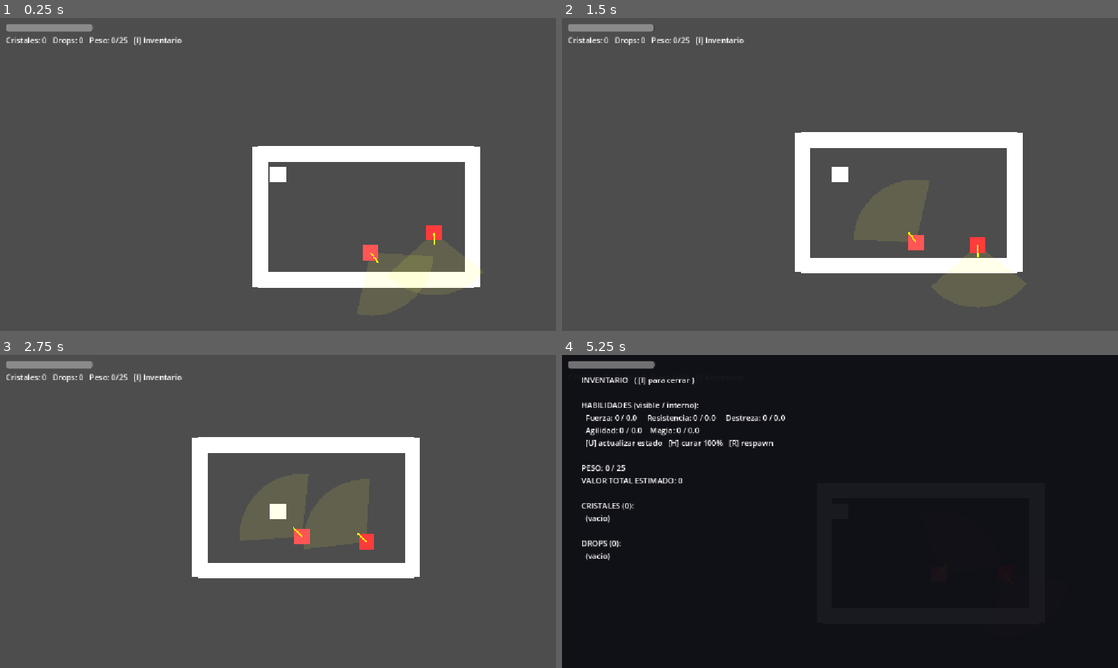
Above: before the commit, frames 1-4 (two rows, left to right).
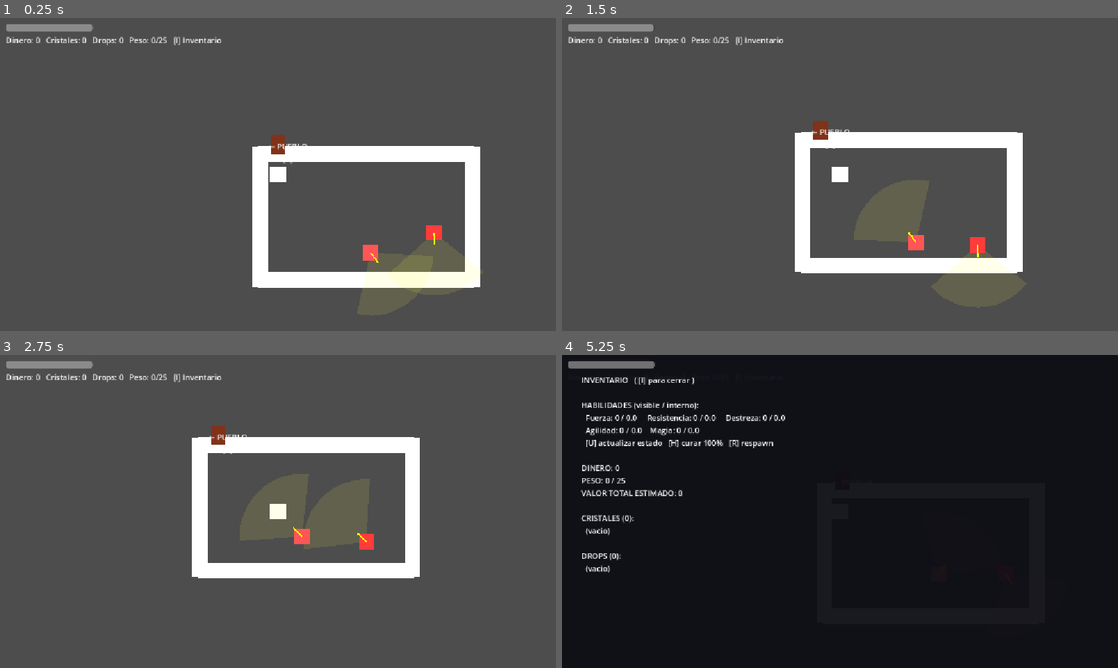
Above: after the commit, the same moments.

Repository: FurrionHD/prototipo-rpg-mazmorras
Game: Godot game, scene res://scenes/levels/main.tscn
Same seed, same stepped clock (60 frames per second), same inputs: the game is played once before the commit and once after it.
Inputs:
- Up to frame 1 (0.25 s): no input
- Up to frame 2 (1.5 s): tap Enter at 0.5 s; hold D (move_right) 0.53-1.28 s; hold Ctrl 0.53-1.28 s; tap Space at 0.77 s; hold S (move_down) from 1.28 s (still down); tap Shift at 1.35 s
- Up to frame 3 (2.75 s): tap Space at 1.52 s; release S (move_down) at 2.03 s; hold D (move_right) from 2.03 s (still down); hold F from 2.03 s (still down)
- Up to frame 4 (5.25 s): release D (move_right) at 2.78 s; release F at 2.78 s; hold W (move_up) 2.78-3.53 s; tap U at 2.85 s; tap Space at 3.02, 3.77, 4.52 s; hold A (move_left) 3.53-5.03 s; tap H at 3.6 s; tap R at 4.35 s; hold S (move_down) from 5.03 s (still down); hold I from 5.03 s (still down)

The runs differ from the first frame. In frame 1, 0.6% of the frame differs, in the area x 1-56%, y 6-47%; in frame 2, 0.7%; in frame 3, 0.6%; in frame 4, 1.2%, in the area x 3-22%, y 35-70%.

Commit message:
Fase 7: Pueblo (altar, tienda, puertas viaje)
- Dinero (Game.money) con venta de cristales en tienda (precio = valor_estimado ± 20%)
- Altar: F → actualizar_estado() + curar 100%
- Tienda: F → vender SOLO cristales, no drops
- Puertas: viaje bidireccional pueblo↔mazmorra (auto-detecta destino)
- NPCs interactuables: jugador busca grupo "interactable" al presionar F
- HUD muestra dinero (arriba + inventario)
- town.tscn: escena pueblo con paredes, altar, tienda, puerta mazmorra
- main.tscn: agregada puerta de vuelta al pueblo

Co-Authored-By: Claude Haiku 4.5 <noreply@anthropic.com>

Diff:
--- a/scenes/levels/main.tscn
+++ b/scenes/levels/main.tscn
@@ -3,6 +3,7 @@
 [ext_resource type="PackedScene" uid="uid://bgndhyu01suwv" path="res://scenes/actors/player/player.tscn" id="1_72ix8"]
 [ext_resource type="PackedScene" uid="uid://bd26b4wbnosli" path="res://scenes/levels/wall.tscn" id="2_2vj2h"]
 [ext_resource type="PackedScene" uid="uid://dg1p61ujpsj41" path="res://scenes/actors/enemy/enemy.tscn" id="3_y0acb"]
+[ext_resource type="Script" path="res://scripts/town/door.gd" id="4_l2q5x"]
 
 [node name="Main" type="Node2D" unique_id=731661649]
 
@@ -32,3 +33,28 @@
 
 [node name="Enemy2" parent="." unique_id=1407901393 instance=ExtResource("3_y0acb")]
 position = Vector2(343, 296)
+
+[node name="DoorTown" type="Node2D" parent="." unique_id=4294967295]
+position = Vector2(157, 80)
+script = ExtResource("4_l2q5x")
+
+[node name="Sprite" type="ColorRect" parent="DoorTown"]
+offset_left = -15.0
+offset_top = -20.0
+offset_right = 15.0
+offset_bottom = 20.0
+color = Color(0.5, 0.2, 0.1, 1)
+
+[node name="Label" type="Label" parent="DoorTown/Sprite"]
+anchor_left = 0.5
+anchor_top = 0.5
+anchor_right = 0.5
+anchor_bottom = 0.5
+offset_left = -20.0
+offset_top = -8.0
+offset_right = 20.0
+offset_bottom = 8.0
+text = "← PUEBLO
+[F]"
+horizontal_alignment = 1
+vertical_alignment = 1
--- /dev/null
+++ b/scenes/levels/town.tscn
@@ -0,0 +1,105 @@
+[gd_scene load_steps=5 format=3 uid="uid://c1y22k61e8xmk"]
+
+[ext_resource type="PackedScene" uid="uid://bgndhyu01suwv" path="res://scenes/actors/player/player.tscn" id="1_72ix8"]
+[ext_resource type="PackedScene" uid="uid://bd26b4wbnosli" path="res://scenes/levels/wall.tscn" id="2_2vj2h"]
+[ext_resource type="Script" path="res://scripts/town/altar.gd" id="3_y0acb"]
+[ext_resource type="Script" path="res://scripts/town/shop.gd" id="4_l2q5x"]
+[ext_resource type="Script" path="res://scripts/town/door.gd" id="5_a9z8k"]
+
+[node name="Town" type="Node2D"]
+
+[node name="Player" parent="." instance=ExtResource("1_72ix8")]
+position = Vector2(340, 300)
+
+[node name="Walls" type="Node2D" parent="."]
+
+[node name="WallTop" parent="Walls" instance=ExtResource("2_2vj2h")]
+position = Vector2(340, 100)
+scale = Vector2(14, 1)
+
+[node name="WallBottom" parent="Walls" instance=ExtResource("2_2vj2h")]
+position = Vector2(340, 360)
+scale = Vector2(14, 1)
+
+[node name="WallLeft" parent="Walls" instance=ExtResource("2_2vj2h")]
+position = Vector2(120, 230)
+scale = Vector2(1, 9)
+
+[node name="WallRight" parent="Walls" instance=ExtResource("2_2vj2h")]
+position = Vector2(560, 230)
+scale = Vector2(1, 9)
+
+[node name="Altar" type="Node2D" parent="."]
+position = Vector2(200, 150)
+script = ExtResource("3_y0acb")
+
+[node name="Sprite" type="ColorRect" parent="Altar"]
+offset_left = -20.0
+offset_top = -20.0
+offset_right = 20.0
+offset_bottom = 20.0
+color = Color(0.784314, 0.627451, 0.00392157, 1)
+
+[node name="Label" type="Label" parent="Altar/Sprite"]
+anchor_left = 0.5
+anchor_top = 0.5
+anchor_right = 0.5
+anchor_bottom = 0.5
+offset_left = -20.0
+offset_top = -8.0
+offset_right = 20.0
+offset_bottom = 8.0
+text = "ALTAR
+[F]"
+horizontal_alignment = 1
+vertical_alignment = 1
+
+[node name="Shop" type="Node2D" parent="."]
+position = Vector2(480, 150)
+script = ExtResource("4_l2q5x")
+
+[node name="Sprite" type="ColorRect" parent="Shop"]
+offset_left = -20.0
+offset_top = -20.0
+offset_right = 20.0
+offset_bottom = 20.0
+color = Color(0, 0.6, 0.8, 1)
+
+[node name="Label" type="Label" parent="Shop/Sprite"]
+anchor_left = 0.5
+anchor_top = 0.5
+anchor_right = 0.5
+anchor_bottom = 0.5
+offset_left = -20.0
+offset_top = -8.0
+offset_right = 20.0
+offset_bottom = 8.0
+text = "TIENDA
+[F]"
+horizontal_alignment = 1
+vertical_alignment = 1
+
+[node name="Door" type="Node2D" parent="."]
+position = Vector2(340, 360)
+script = ExtResource("5_a9z8k")
+
+[node name="Sprite" type="ColorRect" parent="Door"]
+offset_left = -15.0
+offset_top = -20.0
+offset_right = 15.0
+offset_bottom = 20.0
+color = Color(0.5, 0.2, 0.1, 1)
+
+[node name="Label" type="Label" parent="Door/Sprite"]
+anchor_left = 0.5
+anchor_top = 0.5
+anchor_right = 0.5
+anchor_bottom = 0.5
+offset_left = -20.0
+offset_top = -8.0
+offset_right = 20.0
+offset_bottom = 8.0
+text = "→ MAZMORRA
+[F]"
+horizontal_alignment = 1
+vertical_alignment = 1
--- a/scripts/actors/player/player.gd
+++ b/scripts/actors/player/player.gd
@@ -218,9 +218,15 @@
 				return
 
 
-# Con F: primero intenta EXTRAER de un cadaver cercano; si no hay, RECOGE un
-# drop del suelo cercano.
+# Con F: primero intenta INTERACTUAR con un NPC (altar, tienda, puerta);
+# luego intenta EXTRAER de un cadaver cercano; si no hay, RECOGE un drop del suelo.
 func _try_interact() -> void:
+	# 0) NPCs interactuables (altar, tienda, puerta, etc).
+	var interactable: Node = _mas_cercano_en_grupo("interactable", false)
+	if interactable != null and interactable.has_method("interact_with_player"):
+		interactable.interact_with_player()
+		return
+
 	# 1) Cadaver para extraer.
 	var corpse: Node = _mas_cercano_en_grupo("corpse", true)
 	if corpse != null:
--- a/scripts/core/game.gd
+++ b/scripts/core/game.gd
@@ -81,6 +81,9 @@
 var crystals: Array[Cristal] = []
 var drops: Array[MonsterDrop] = []
 
+# Dinero (obtenido por vender cristales en la tienda).
+var money: int = 0
+
 # PRUEBAS: fuerza el drop al 100%. Poner en false para usar drop_chance real.
 var dev_force_drop: bool = false
 
--- /dev/null
+++ b/scripts/town/altar.gd
@@ -0,0 +1,12 @@
+extends Node2D
+
+# Altar/Hogar: presionar F para actualizar estado + curar 100%
+
+func _ready() -> void:
+	add_to_group("interactable")
+
+
+func interact_with_player() -> void:
+	Game.actualizar_estado()
+	Game.player_current_hp = -1  # se rellena a tope en el siguiente combate
+	print("[Altar] Estado actualizado y vida curada al 100%")
--- /dev/null
+++ b/scripts/town/door.gd
@@ -0,0 +1,26 @@
+extends Node2D
+
+# Puerta de viaje entre pueblo y mazmorra
+# Auto-detecta la escena actual y viaja a la otra
+
+@export var town_path: String = "res://scenes/levels/town.tscn"
+@export var dungeon_path: String = "res://scenes/levels/main.tscn"
+
+var _destination: String = ""
+
+func _ready() -> void:
+	add_to_group("interactable")
+	_detectar_destino()
+
+
+func _detectar_destino() -> void:
+	var scene: String = get_tree().current_scene.scene_file_path
+	if scene.contains("town"):
+		_destination = dungeon_path
+	else:
+		_destination = town_path
+
+
+func interact_with_player() -> void:
+	print("[Puerta] Viajando a: %s" % _destination)
+	get_tree().change_scene_to_file(_destination)
--- /dev/null
+++ b/scripts/town/shop.gd
@@ -0,0 +1,29 @@
+extends Node2D
+
+# Tienda: presionar F para vender SOLO cristales por dinero
+# Precio = valor_base(categoria^2) × multiplicador_calidad × (1 ± azar 20%)
+
+func _ready() -> void:
+	add_to_group("interactable")
+
+
+func interact_with_player() -> void:
+	if Game.crystals.is_empty():
+		print("[Tienda] No tienes cristales para vender.")
+		return
+
+	var total_dinero: int = 0
+	var cantidad: int = 0
+
+	# Vender todos los cristales.
+	for cristal in Game.crystals:
+		var precio_base: int = cristal.valor_estimado()
+		var azar: float = randf_range(-0.2, 0.2)
+		var precio_final: int = maxi(1, int(round(precio_base * (1.0 + azar))))
+		total_dinero += precio_final
+		cantidad += 1
+
+	Game.money += total_dinero
+	Game.crystals.clear()
+	print("[Tienda] Vendiste %d cristales por %d monedas. Total dinero: %d" % [
+		cantidad, total_dinero, Game.money])
--- a/scripts/ui/hud.gd
+++ b/scripts/ui/hud.gd
@@ -45,9 +45,9 @@
 
 
 func _process(_delta: float) -> void:
-	# Actualiza el contador (con peso/capacidad).
-	_counts.text = "Cristales: %d   Drops: %d   Peso: %d/%d   [I] Inventario" % [
-		Game.crystals.size(), Game.drops.size(),
+	# Actualiza el contador (con dinero, peso/capacidad).
+	_counts.text = "Dinero: %d   Cristales: %d   Drops: %d   Peso: %d/%d   [I] Inventario" % [
+		Game.money, Game.crystals.size(), Game.drops.size(),
 		roundi(Game.peso_actual()), roundi(Game.capacidad_carga())]
 	if Game.esta_sobrecargado():
 		_counts.text += "   (SOBRECARGADO)"
@@ -81,12 +81,13 @@
 		Game.player_agilidad, ai["agilidad"], Game.player_magia, ai["magia"]]
 	s += "  [U] actualizar estado   [H] curar 100%   [R] respawn\n\n"
 
-	# --- Peso / valor ---
+	# --- Dinero, peso / valor ---
 	var total: int = 0
 	for c in Game.crystals:
 		total += c.valor_estimado()
 	for d in Game.drops:
 		total += d.valor_estimado()
+	s += "DINERO: %d\n" % Game.money
 	s += "PESO: %d / %d" % [roundi(Game.peso_actual()), roundi(Game.capacidad_carga())]
 	if Game.esta_sobrecargado():
 		s += "  (SOBRECARGADO: vas mas lento)"
